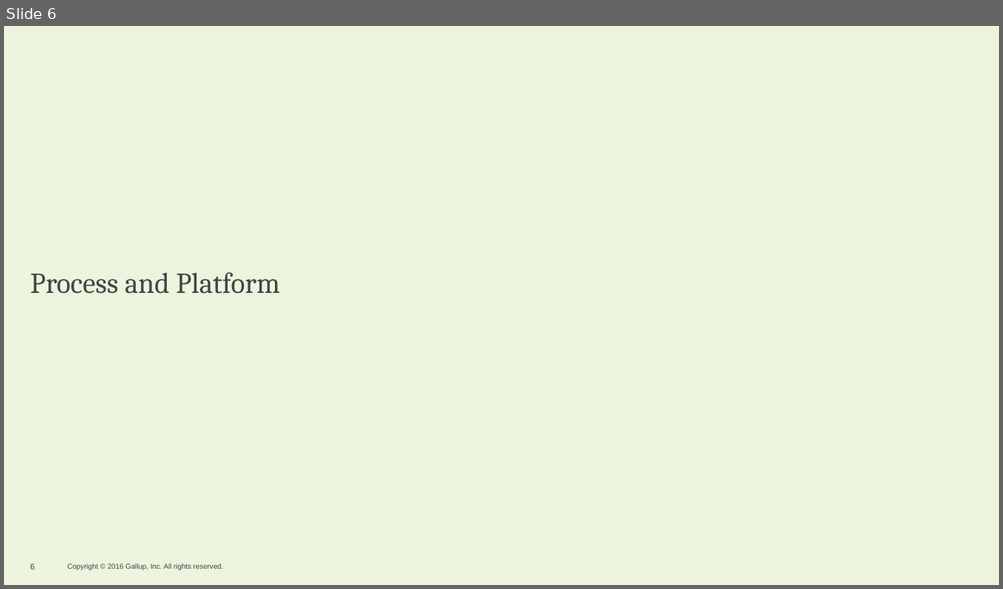
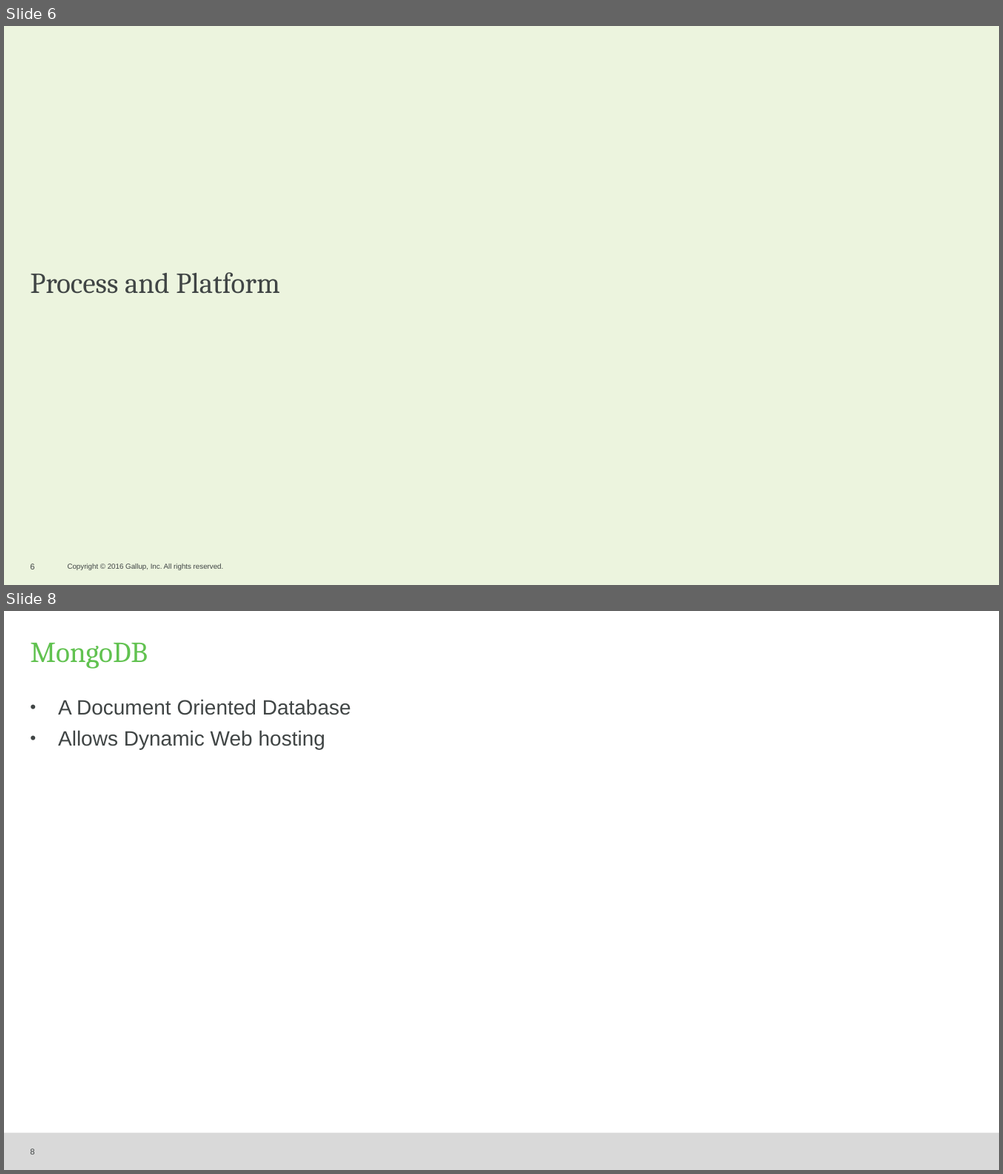
Before and after one commit to GETHIP/Managr, a slide deck: FinalPresentation.pptx. Shown one above the other, each under a label of ours: slide 6 before the commit, slides 6 and 8 after it; the slides between them are not shown. The pictures are 1003x589 and 1003x1174 pixels, drawn with LibreOffice and Linux fonts; fonts in the diff are those of the drawing; background and template pictures are left out. Boxes give left, top, right and bottom in pixels: in the first picture for what was removed or moved away, otherwise in the second. Text is boxed around its words. In the diff, an @@ line names an element or a change of style, - is before the commit and + after.

```diff
--- a/FinalPresentation.pptx
+++ b/FinalPresentation.pptx
@@ slide 8 added at (4, 611, 999, 1170), background #FFFFFF @@
@@ title added at (30, 643, 148, 669), 28 pt, text #61C250 @@
+MongoDB
@@ text added at (58, 699, 351, 750), 20 pt, text #404545 @@
+• A Document Oriented Database
+• Allows Dynamic Web hosting
@@ rectangle added at (4, 1133, 999, 1170), fill #D9D9D9 @@
@@ page number added at (30, 1149, 34, 1155), 8 pt, text #404545 @@
+8
```
Also in this commit, not shown: 1 slide changed, 1 other slide added.
